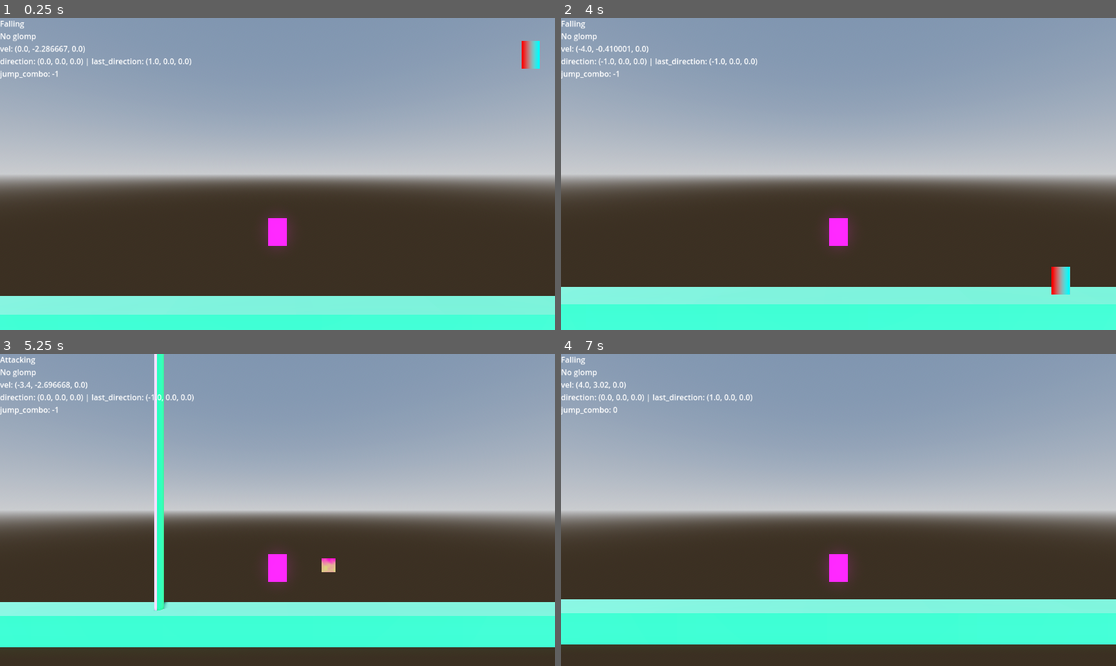
Above: before the commit, frames 1-4 (two rows, left to right).
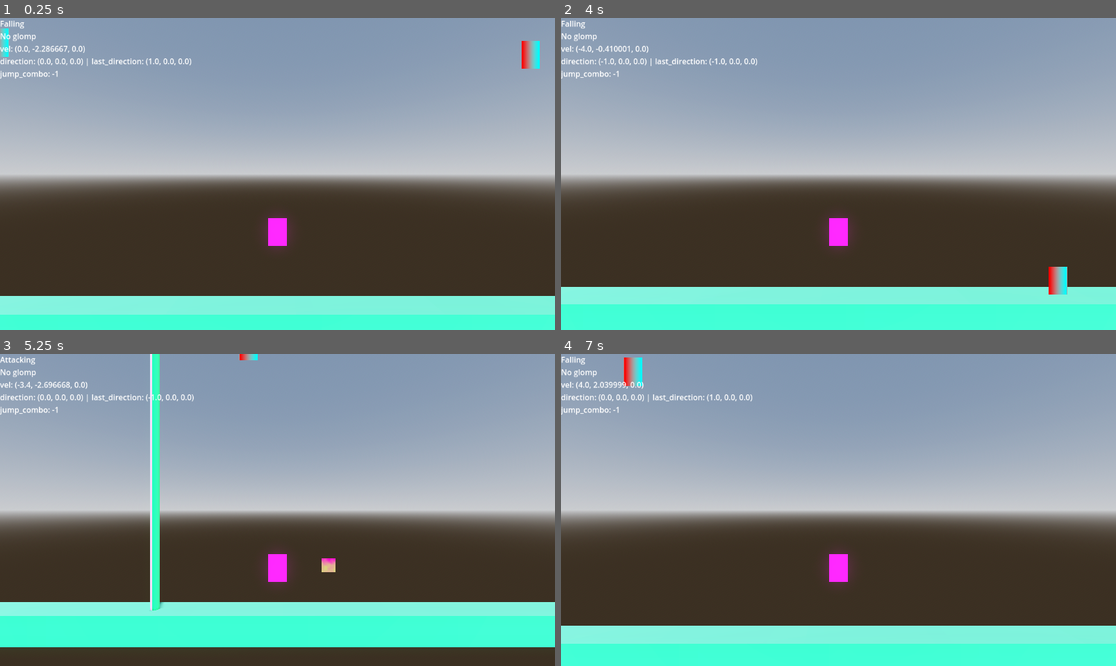
Above: after the commit, the same moments.

Repository: b3e3e3/ultimate-glomp
Game: Godot game, scene res://sandbox.tscn
Two runs of this game, one before a commit and one after it. Both use one fixed random seed, a clock stepped at 60 frames per second and the inputs below.
Inputs (mouse positions are in pixels of both pictures, inside the frame that each line leads up to):
- Up to frame 1 (0.25 s): no input
- Up to frame 2 (4 s): tap Enter at 0.5, 2.85 s; move the mouse to (960, 158) at 0.52 s; hold D (move_right) 0.53-1.28 s; tap E (interact) at 0.6, 1.55, 2.1, 3.05, 3.8 s; click (960, 158) at 0.67 s; tap Space (jump) at 0.77, 1.52, 3.02, 3.5, 3.77 s; move the mouse to (727, 189) at 1.27 s; hold S (move_down) 1.28-2.03 s; click (727, 189) at 1.35 s; move the mouse to (894, 105) at 2.02 s; hold D (move_right) 2.03-2.78 s; move the mouse to (810, 236) at 2.77 s; hold W (move_up) 2.78-3.53 s; click (810, 236) at 2.92 s; move the mouse to (1005, 220) at 3.52 s; hold A (move_left) from 3.53 s (still down); tap Keypad Enter at 3.6 s
- Up to frame 3 (5.25 s): move the mouse to (111, 463) at 4.27 s; tap C at 4.35 s; tap Space (jump) at 4.52 s; tap E (interact) at 4.55 s; move the mouse to (305, 510) at 5.02 s; release A (move_left) at 5.03 s; hold S (move_down) from 5.03 s (still down); tap Tab at 5.1 s; click (305, 510) at 5.17 s
- Up to frame 4 (7 s): tap E (interact) at 5.3, 6.05, 6.6 s; move the mouse to (755, 432) at 5.77 s; release S (move_down) at 5.78 s; hold D (move_right) 5.78-6.53 s; tap R at 5.85 s; tap Space (jump) at 6.02, 6.77 s; move the mouse to (960, 494) at 6.52 s; hold W (move_up) from 6.53 s (still down)

The runs differ from the first frame. In frame 1, 0.1% of the frame differs, in the area x 0-2%, y 3-13%; in frame 2, 0.3%; in frame 3, 1.8%; in frame 4, 22%, in the area x 0-100%, y 1-100%.

Commit message:
interaction

Diff:
--- a/character/player/state/falling.gd
+++ b/character/player/state/falling.gd
@@ -7,6 +7,7 @@
 @onready var coyote_jumping_state: State = $"../CoyoteJumping"
 @onready var climbing_state: State = $"../Climbing"
 @onready var attacking_state: State = $"../Attacking"
+@onready var interacting_state: State = $"../Interacting"
 
 @export var coyote_time: float = 0.2
 @export var reverse_coyote_time: float = 0.2
@@ -52,6 +53,8 @@
 		})
 	elif check_for_attacking() and not check_for_glomping():
 		goto(attacking_state)
+	elif check_for_interacting():
+		goto(interacting_state)
 	elif check_for_climbing():
 		goto(climbing_state)
 
--- a/character/player/state/idle.gd
+++ b/character/player/state/idle.gd
@@ -5,6 +5,7 @@
 @onready var jumping_state: State = $"../Jumping"
 @onready var glomping_state: State = $"../Glomping"
 @onready var attacking_state: State = $"../Attacking"
+@onready var interacting_state: State = $"../Interacting"
 
 func on_enter(_previous_state: State, data := {}) -> void:
 	player.gravity_enabled = true
@@ -26,5 +27,7 @@
 		goto(falling_state)
 	elif check_for_attacking():
 		goto(attacking_state)
+	elif check_for_interacting():
+		goto(interacting_state)
 
 	super.on_physics_update(_delta)
--- a/character/player/state/moving.gd
+++ b/character/player/state/moving.gd
@@ -5,6 +5,7 @@
 @onready var jumping_state: State = $"../Jumping"
 @onready var glomping_state: State = $"../Glomping"
 @onready var attacking_state: State = $"../Attacking"
+@onready var interacting_state: State = $"../Interacting"
 
 var movement: float = 0.0
 
@@ -25,6 +26,8 @@
 		goto(glomping_state)
 	elif check_for_moving():
 		player.move_horizontal(movement, character.get_speed(), get_directional_acceleration(movement))
+	elif check_for_interacting():
+		goto(interacting_state)
 	else:
 		goto(idle_state)
 
--- a/sandbox.tscn
+++ b/sandbox.tscn
@@ -1,10 +1,12 @@
-[gd_scene load_steps=27 format=3 uid="uid://b4sqxrqilk3yi"]
+[gd_scene load_steps=33 format=3 uid="uid://b4sqxrqilk3yi"]
 
 [ext_resource type="PackedScene" uid="uid://c1wv0ies7lixs" path="res://player.tscn" id="1_cojph"]
 [ext_resource type="Script" uid="uid://ctivwyfwka2ys" path="res://player_controller.gd" id="1_p7lbm"]
 [ext_resource type="Script" uid="uid://t1qlum4l30q5" path="res://level.gd" id="1_rvmsc"]
 [ext_resource type="PackedScene" uid="uid://dr4ihbcr24q34" path="res://character/enemy/enemy.tscn" id="4_rvmsc"]
-[ext_resource type="Script" path="res://player_camera.gd" id="5_rjrbw"]
+[ext_resource type="Script" uid="uid://g5u0h5mi4tm8" path="res://player_camera.gd" id="5_rjrbw"]
+[ext_resource type="Script" uid="uid://djwj7b2cn65ud" path="res://interact/interaction_trigger.gd" id="6_44b12"]
+[ext_resource type="Script" uid="uid://bp75ylxcq7yed" path="res://interact/test_msg_interaction.gd" id="7_0fpt2"]
 
 [sub_resource type="ProceduralSkyMaterial" id="ProceduralSkyMaterial_rvmsc"]
 sky_horizon_color = Color(0.66224277, 0.6717428, 0.6867428, 1)
@@ -87,6 +89,23 @@
 gradient = SubResource("Gradient_rjrbw")
 width = 32
 
+[sub_resource type="CapsuleShape3D" id="CapsuleShape3D_2md1f"]
+radius = 0.16
+height = 0.48
+
+[sub_resource type="GradientTexture2D" id="GradientTexture2D_rjrbw"]
+gradient = SubResource("Gradient_rjrbw")
+width = 32
+height = 48
+
+[sub_resource type="Resource" id="Resource_igx0j"]
+script = ExtResource("7_0fpt2")
+messages = Array[String](["oh hey man", "whats guanan with u"])
+metadata/_custom_type_script = "uid://bp75ylxcq7yed"
+
+[sub_resource type="BoxShape3D" id="BoxShape3D_tctsc"]
+size = Vector3(0.64, 0.64, 0.64)
+
 [node name="Level" type="Node3D" node_paths=PackedStringArray("player_controller")]
 script = ExtResource("1_rvmsc")
 player_controller = NodePath("PlayerController")
@@ -191,4 +210,23 @@
 size = 13.304401
 script = ExtResource("5_rjrbw")
 
+[node name="Freakin Guy" type="StaticBody3D" parent="."]
+transform = Transform3D(1, 0, 0, 0, 1, 0, 0, 0, 1, -4.787872, 4.7639565, 0)
+
+[node name="CollisionShape3D" type="CollisionShape3D" parent="Freakin Guy"]
+shape = SubResource("CapsuleShape3D_2md1f")
+
+[node name="Sprite" type="Sprite3D" parent="Freakin Guy"]
+billboard = 1
+texture = SubResource("GradientTexture2D_rjrbw")
+
+[node name="InteractTriggerArea" type="Area3D" parent="Freakin Guy"]
+collision_layer = 16
+collision_mask = 16
+script = ExtResource("6_44b12")
+interaction = SubResource("Resource_igx0j")
+
+[node name="CollisionShape3D" type="CollisionShape3D" parent="Freakin Guy/InteractTriggerArea"]
+shape = SubResource("BoxShape3D_tctsc")
+
 [editable path="Enemy2"]
